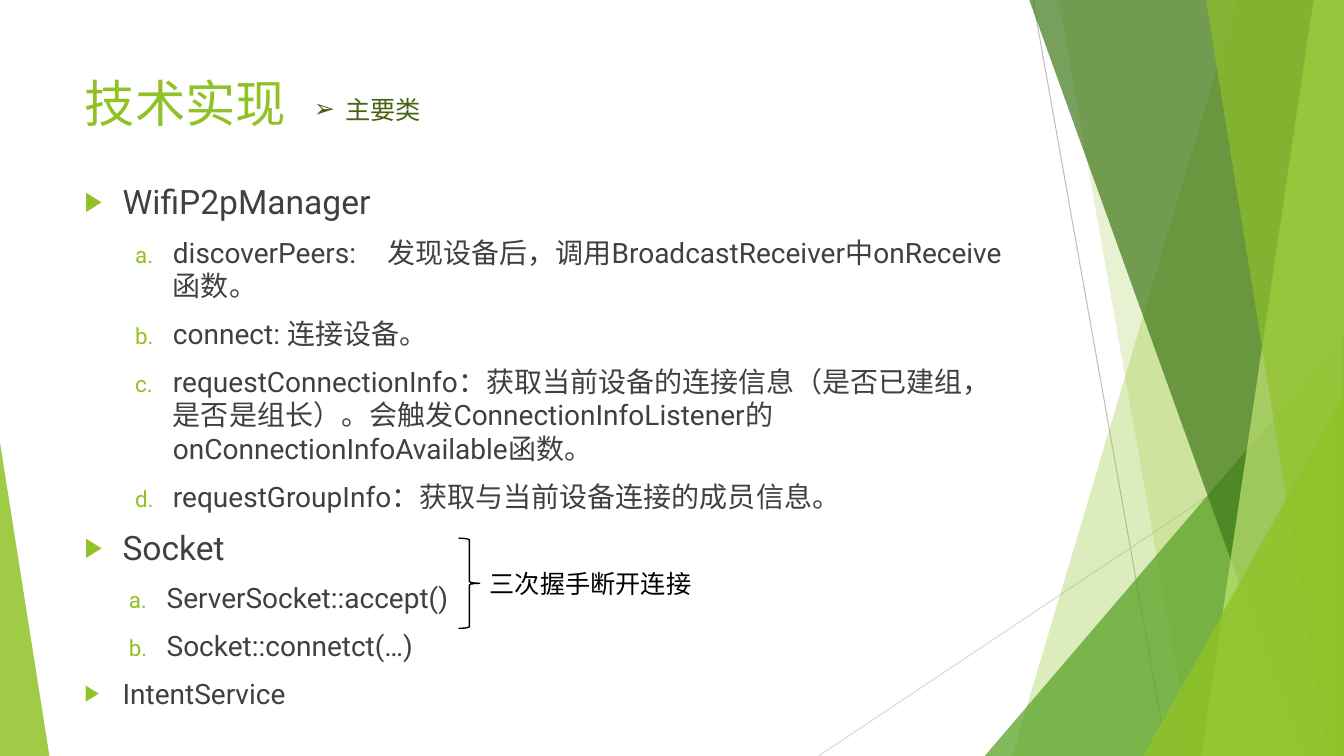
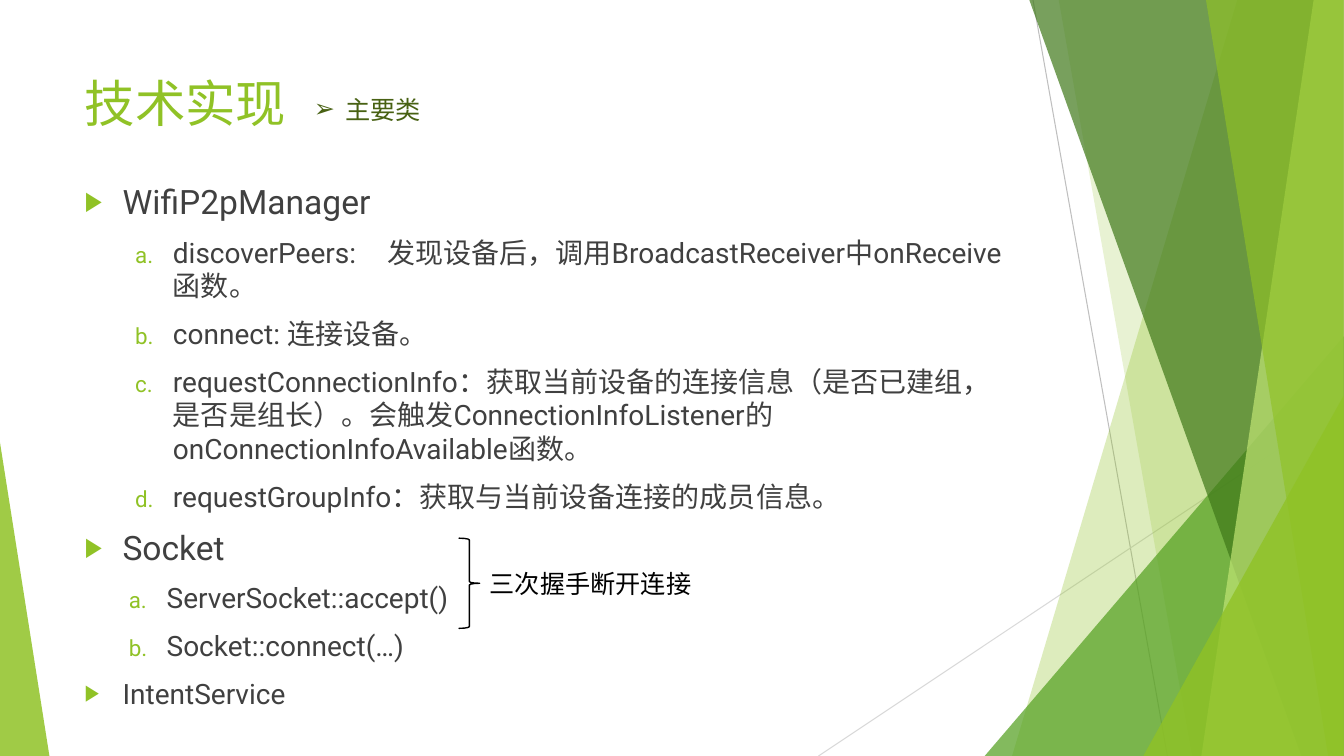
Before and after one commit to jack-yuen/wifidirect, a slide deck: slide 7 of WifiDirect报告.pptx. Drawn at 1344x756 pixels with LibreOffice and Linux fonts; fonts in the diff are those of the drawing. Boxes give left, top, right and bottom in pixels: in the first picture for what was removed or moved away, otherwise in the second. Text is boxed around its words. In the diff, an @@ line names an element or a change of style, - is before the commit and + after.

Commit message:
小修改ppt

```diff
--- a/WifiDirect报告.pptx
+++ b/WifiDirect报告.pptx
@@ text at (x1=167, y1=634, x2=404, y2=662): text changed @@
-    b. Socket::connetct(…)
+    b. Socket::connect(…)
```
